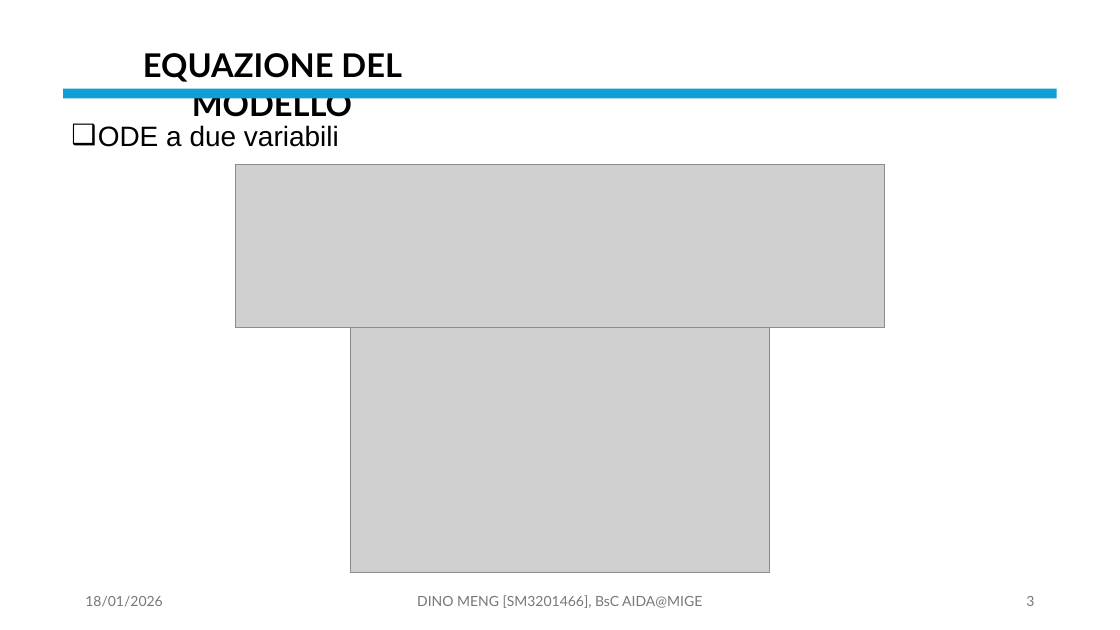
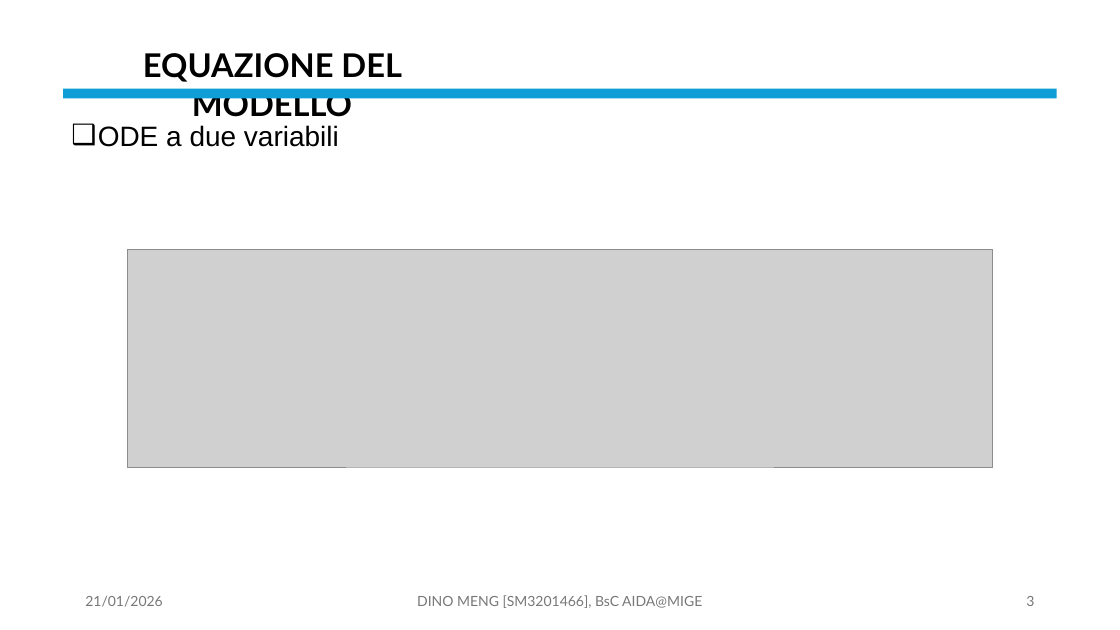
Before and after one commit to OdinMeng/AIDA-UNIVERSITY-NOTES-2025-2026, a slide deck: slide 3 of Complex Systems/project/PresentationPROJECTSM3201466.pptx. Drawn at 1120x630 pixels with LibreOffice and Linux fonts; fonts in the diff are those of the drawing; grey boxes stand for pictures. Boxes give left, top, right and bottom in pixels: in the first picture for what was removed or moved away, otherwise in the second. Text is boxed around its words. In the diff, an @@ line names an element or a change of style, - is before the commit and + after.

Commit message:
dispensa sistemi complessi: modificato la figure delle curve di livello di Lotka-Volterra, progetto sistemi complessi: slide pressoché finali

```diff
--- a/Complex Systems/project/PresentationPROJECTSM3201466.pptx
+++ b/Complex Systems/project/PresentationPROJECTSM3201466.pptx
@@ picture: place and size @@
-picture at [236,165,885,328]
+picture at [128,250,993,467]
@@ picture removed at [350,328,770,573] @@
@@ text at [85,596,162,607]: text changed @@
-18/01/2026
+21/01/2026
```
Also in this commit, not shown: 38 other slides changed, 1 slide added, 1 slide removed, 5 other files.
